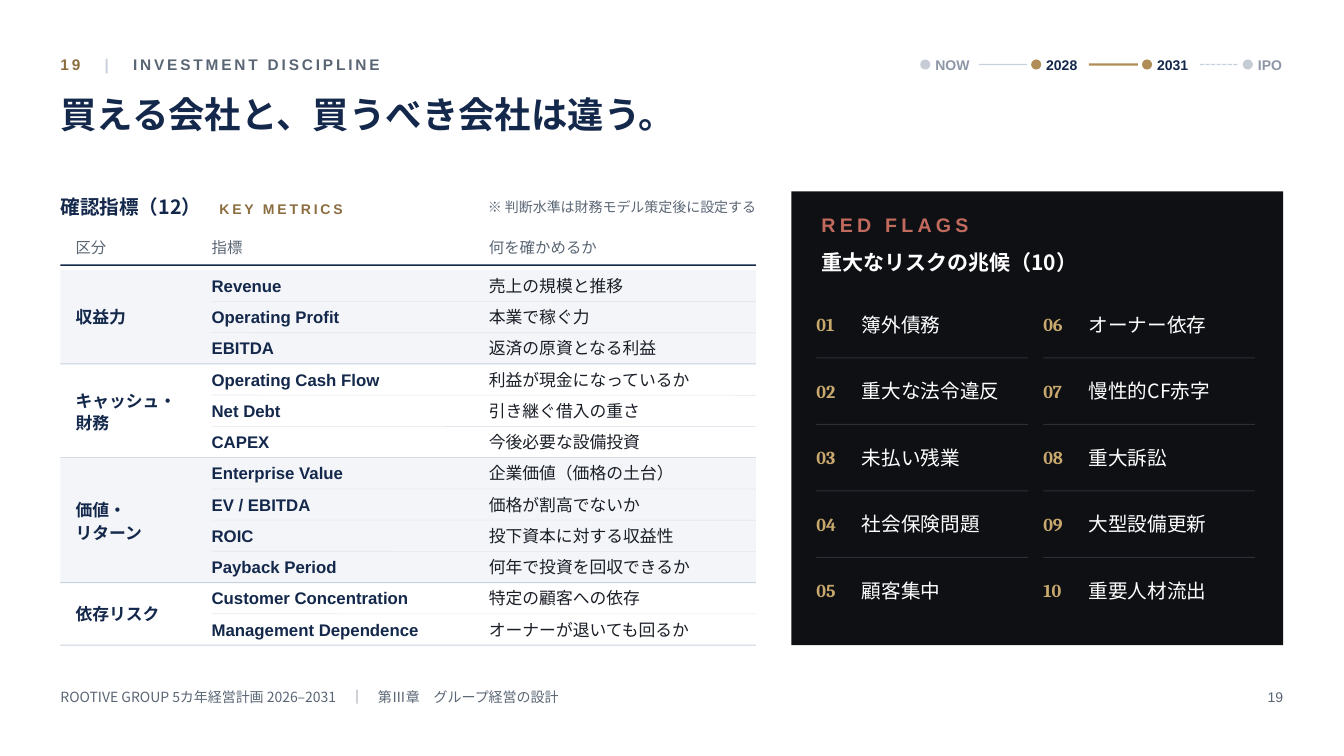
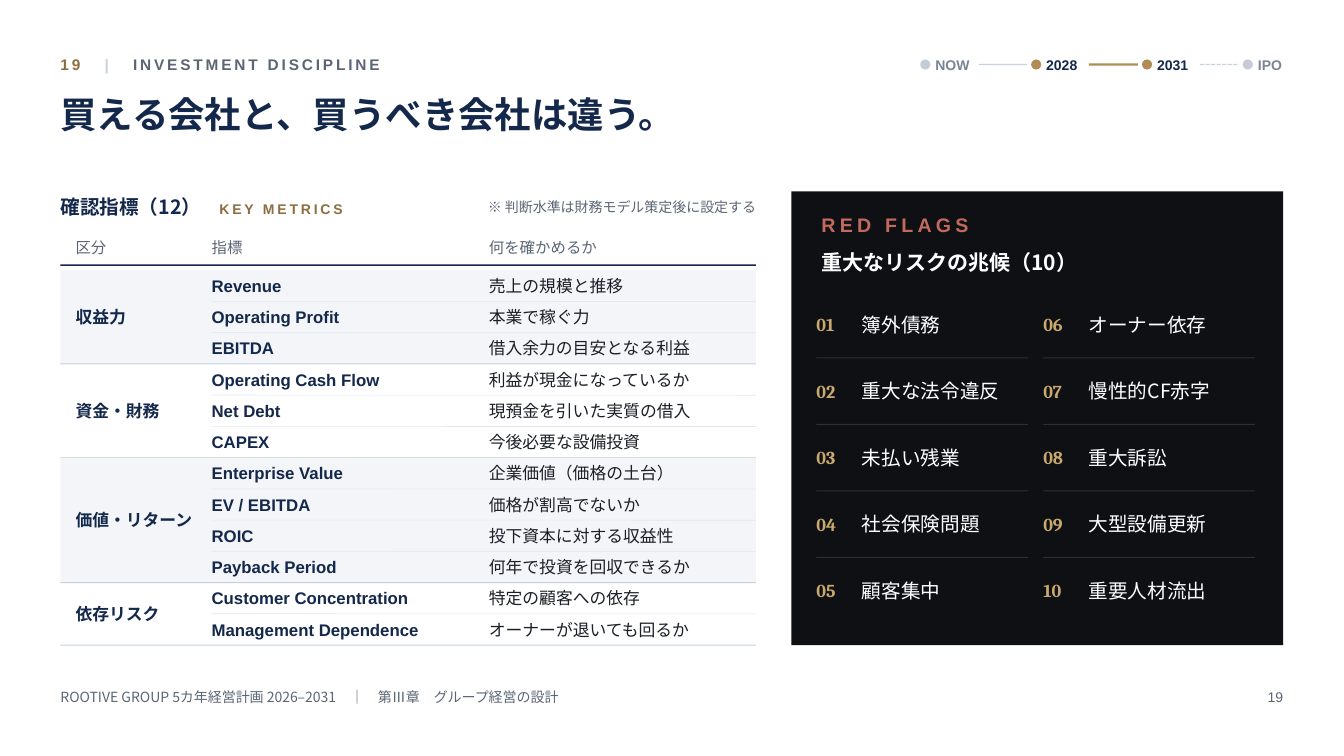
Before and after one commit to rootivebiz-create/ROOTIVE, a slide deck: slide 19 of docs/management-plan/ROOTIVE_GROUP_5year_plan_2026-2031.pptx. Drawn at 1344x756 pixels with LibreOffice and Linux fonts; fonts in the diff are those of the drawing. Boxes give left, top, right and bottom in pixels: in the first picture for what was removed or moved away, otherwise in the second. Text is boxed around its words. In the diff, an @@ line names an element or a change of style, - is before the commit and + after.

```diff
--- a/docs/management-plan/ROOTIVE_GROUP_5year_plan_2026-2031.pptx
+++ b/docs/management-plan/ROOTIVE_GROUP_5year_plan_2026-2031.pptx
@@ text "NOW" at <box>935,60,969,70</box>: text colour #8C96A6 to #7A8494 @@
@@ text "IPO" at <box>1258,60,1282,70</box>: text colour #8C96A6 to #7A8494 @@
@@ text at <box>489,340,690,356</box>: text changed @@
-返済の原資となる利益
+借入余力の目安となる利益
@@ text at <box>76,402,160,419</box>: text changed @@
-キャッシュ・
-財務
+資金・財務
@@ text at <box>489,403,691,419</box>: text changed @@
-引き継ぐ借入の重さ
+現預金を引いた実質の借入
@@ text at <box>76,511,193,528</box>: text changed @@
-価値・
-リターン
+価値・リターン
```
Also in this commit, not shown: 20 other slides changed, 2 other files.
